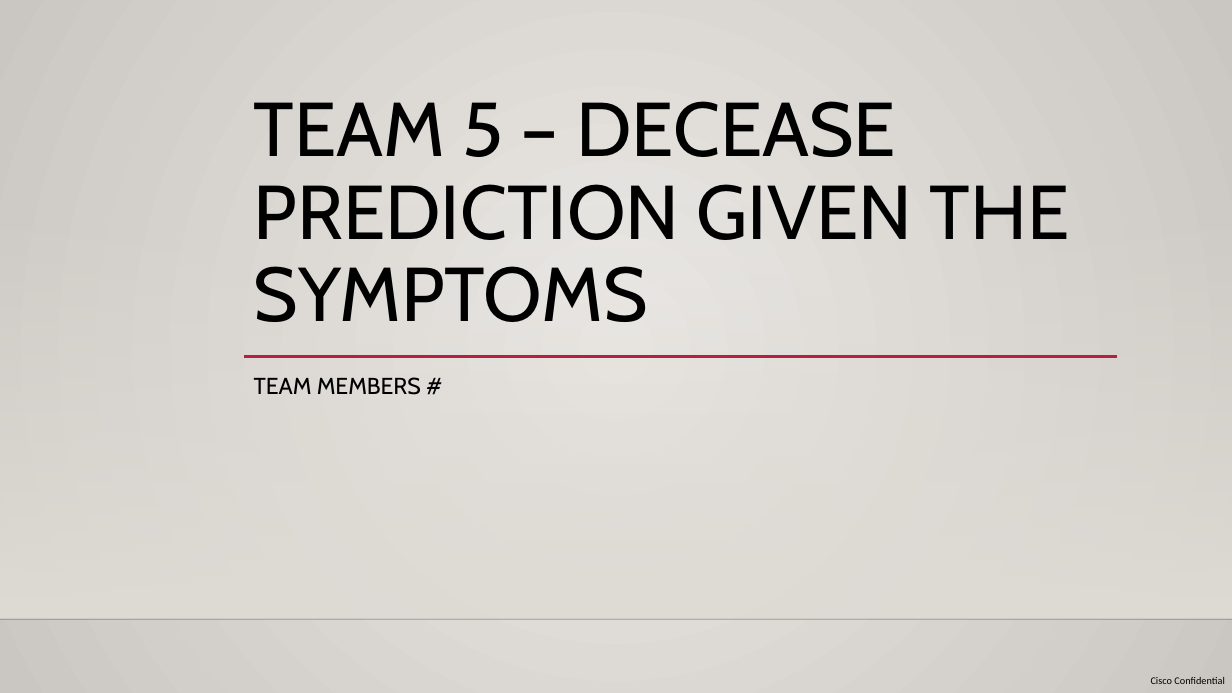
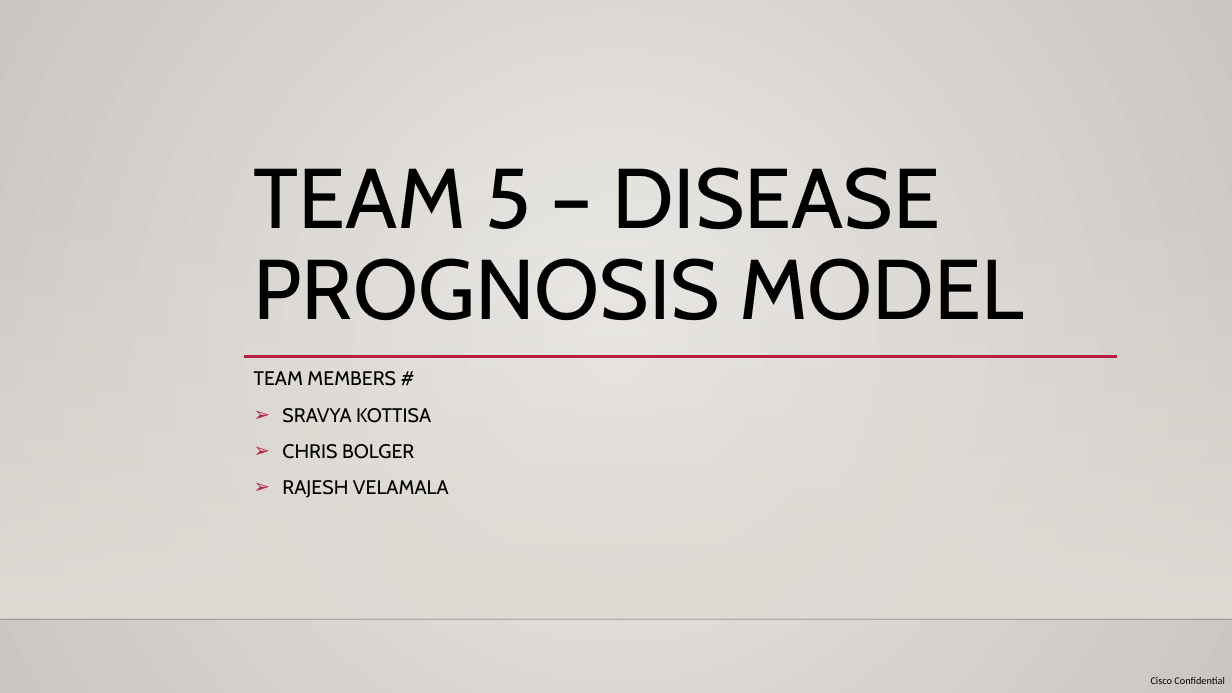
Before and after one commit to RAJESHVELAMALA/project2, a slide deck: slide 1 of Team 5 - Project 2 - Presentation.pptx. Drawn at 1232x693 pixels with LibreOffice and Linux fonts; fonts in the diff are those of the drawing; background and template pictures are left out. Boxes give left, top, right and bottom in pixels: in the first picture for what was removed or moved away, otherwise in the second. Text is boxed around its words. In the diff, an @@ line names an element or a change of style, - is before the commit and + after.

```diff
--- a/Team 5 - Project 2 - Presentation.pptx
+++ b/Team 5 - Project 2 - Presentation.pptx
@@ title at (x1=254, y1=167, x2=1023, y2=320): text changed; size 59.4 to 66 pt @@
-TEAM 5 – DECEASE PREDICTION GIVEN THE SYMPTOMS
+TEAM 5 – DISEASE PROGNOSIS MODEL
@@ subtitle at (x1=254, y1=371, x2=396, y2=386): size 18 to 15.3 pt in "TEAM MEMBERS #"; line spacing 1.2 to 1 @@
@@ subtitle at (x1=282, y1=408, x2=449, y2=498): paragraphs added @@
+➢ SRAVYA KOTTISA
+➢ CHRIS BOLGER
+➢ RAJESH VELAMALA
```
Also in this commit, not shown: 3 other slides changed, 2 slides added, 1 other file.
